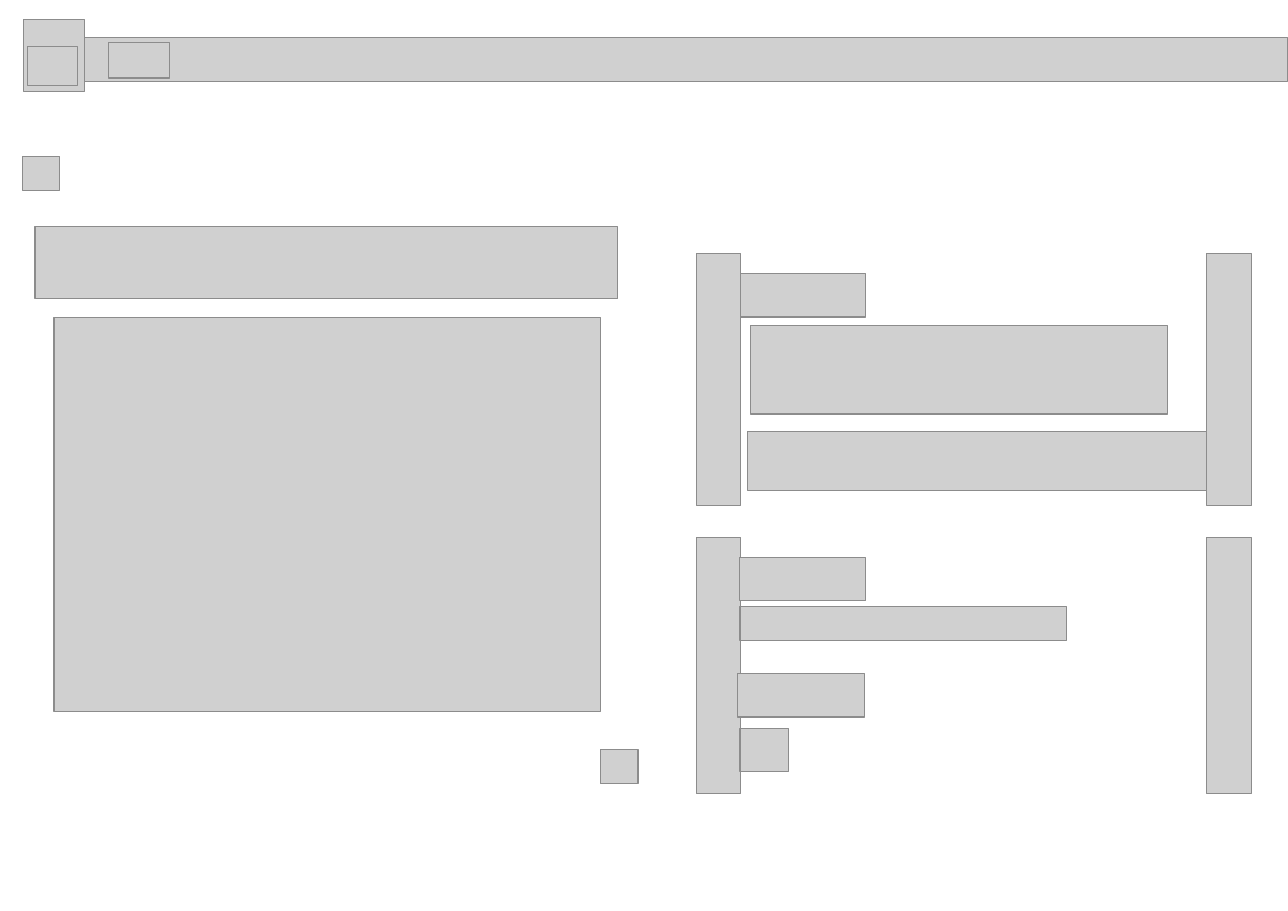
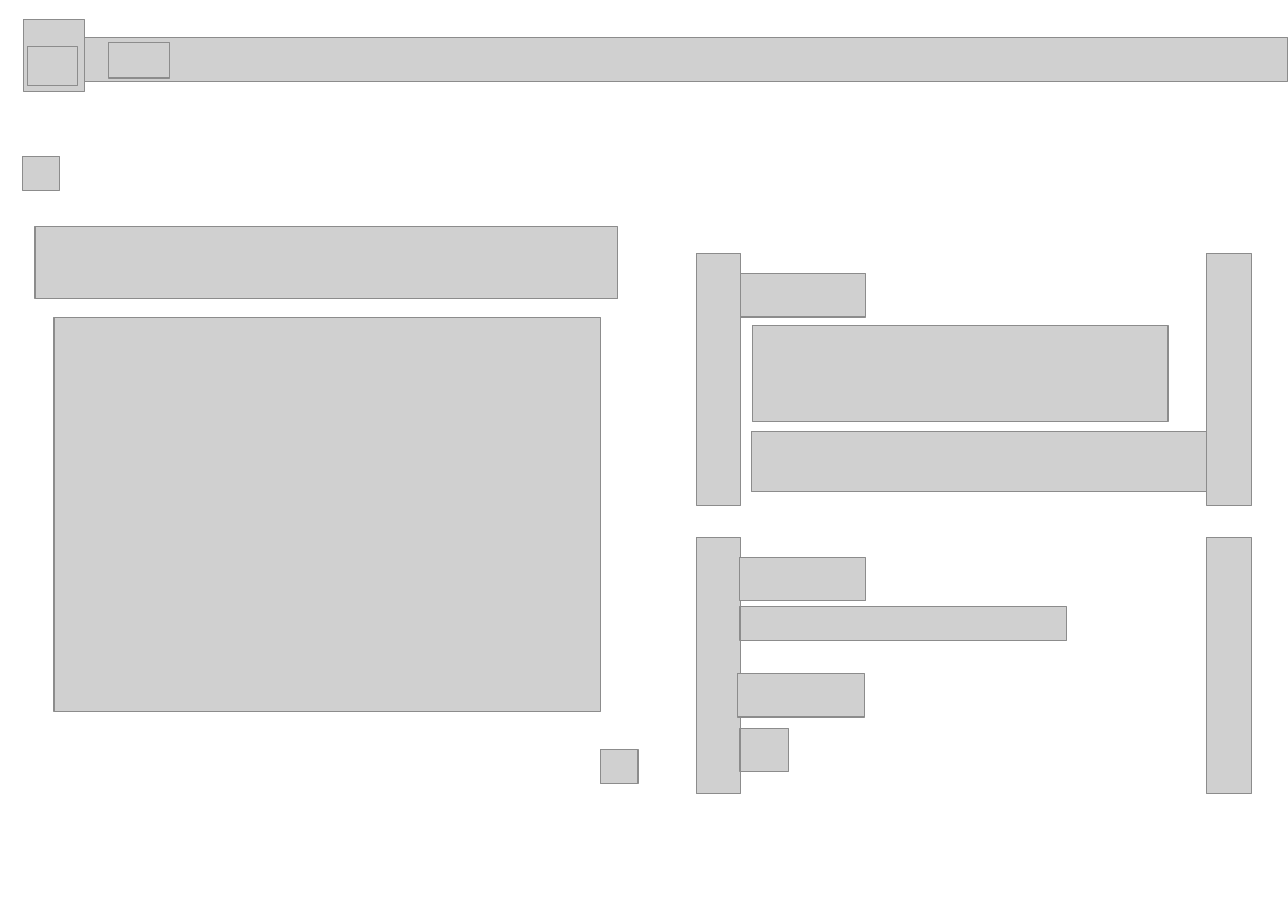
Before and after one commit to JUNYONG99/CampusMarket_JP, a slide deck: slide 4 of portfolio/CampusMarket.pptx. Drawn at 1288x911 pixels with LibreOffice and Linux fonts; fonts in the diff are those of the drawing; grey boxes stand for pictures; background and template pictures are left out. Boxes give left, top, right and bottom in pixels: in the first picture for what was removed or moved away, otherwise in the second. Text is boxed around its words. In the diff, an @@ line names an element or a change of style, - is before the commit and + after.

```diff
--- a/portfolio/CampusMarket.pptx
+++ b/portfolio/CampusMarket.pptx
@@ picture resized from (x1=751, y1=326, x2=1167, y2=414) to (x1=752, y1=326, x2=1168, y2=422) @@
@@ picture moved from (x1=747, y1=432, x2=1229, y2=490) to (x1=751, y1=432, x2=1232, y2=492) @@
```
Also in this commit, not shown: 16 other slides changed, 1 slide added, 1 slide removed, 1 other file.
